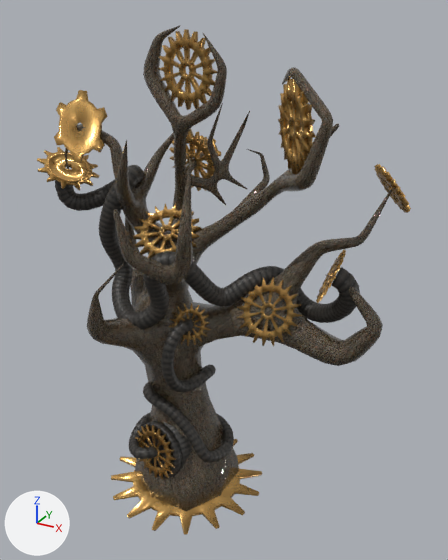
Two versions of the glTF model examples/fps_game/data/level/Tree.gltf, one commit apart.
Before and after are seen from a camera (50 mm lens) standing at (6.71, -10.28, 10.67) and looking at (0.8, 0.46, 5.3). Lighting does not change. The marker at lower left points along +X, +Y and +Z. Where no turn or scale is listed for an object, it has been applied to the vertices.

Objects in the first picture: 'SteamTree', 'SteamTree.001', 'SteamTree.002', 'SteamTree.003', 'SteamTree.004', 'SteamTree.005'.
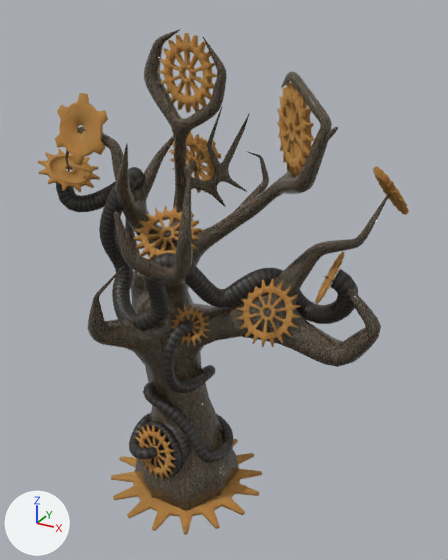
Patch to the scene script:
```diff
--- a/examples/fps_game/data/level/Tree.gltf.py
+++ b/examples/fps_game/data/level/Tree.gltf.py
@@ img_gold_r @@
+img_gold_r = load_image('gold_R', 'gold_R.png', 512, 512, 'Non-Color')
@@ img_gold_n @@
+img_gold_n = load_image('gold_N', 'gold_N.png', 512, 512, 'Non-Color')
@@ img_gold_d @@
+img_gold_d = load_image('gold_D', 'gold_D.png', 512, 512, 'sRGB')
@@ mat_tree_metal @@
 n2 = _N.new('ShaderNodeTexImage'); n2.name = 'Image Texture'
-n2.image = img_gold_d_tif
+n2.image = img_gold_d
 n3 = _N.new('ShaderNodeMath'); n3.name = 'Math'
@@ mat_tree_metal @@
 n5 = _N.new('ShaderNodeTexImage'); n5.name = 'Image Texture.001'
-n5.image = img_gold_r_tif
+n5.image = img_gold_r
 n6 = _N.new('ShaderNodeNormalMap'); n6.name = 'Normal Map'
@@ mat_tree_metal @@
 n7 = _N.new('ShaderNodeTexImage'); n7.name = 'Image Texture.002'
-n7.image = img_gold_n_tif
+n7.image = img_gold_n
 _L.new(n0.outputs[0], n1.inputs[0])  # 'BSDF' to 'Surface'
@@ ob_steamtree_003 @@
 ob_steamtree_003 = bpy.data.objects.new('SteamTree.003', me_gear_16_003)
-ob_steamtree_003.parent = ob_bone_005
-ob_steamtree_003.location = (2.597, -9.194, -0.169)
-ob_steamtree_003.rotation_euler = (1.603, -0.179, 0.297)  # degrees (92, -10, 17)
+ob_steamtree_003.location = (0.0000143, 0.0, 0.0)
+ob_steamtree_003.rotation_euler = (-3.142, 0.0, -0.237)  # degrees (-180, 0, -14)
 ob_steamtree_003.scale = (0.994, 0.994, 0.994)
@@ ob_steamtree_001 @@
 ob_steamtree_001 = bpy.data.objects.new('SteamTree.001', me_gear_16_001)
-ob_steamtree_001.parent = ob_bone_006
-ob_steamtree_001.location = (-3.046, -5.884, 1.899)
-ob_steamtree_001.rotation_euler = (2.022, 1.06, 0.0289)  # degrees (116, 61, 1.7)
+ob_steamtree_001.location = (0.0, 0.0, 0.0)
+ob_steamtree_001.rotation_euler = (-3.142, 0.0, -0.237)  # degrees (-180, 0, -14)
 ob_steamtree_001.scale = (0.994, 0.994, 0.994)
@@ ob_steamtree_002 @@
 ob_steamtree_002 = bpy.data.objects.new('SteamTree.002', me_gear_16_002)
-ob_steamtree_002.parent = ob_bone_007
-ob_steamtree_002.location = (1.961, 1.715, -8.029)
-ob_steamtree_002.rotation_euler = (-2.715, -0.698, 0.54)  # degrees (-156, -40, 31)
+ob_steamtree_002.location = (0.0, 0.0, 0.0)
+ob_steamtree_002.rotation_euler = (-3.142, 0.0, -0.237)  # degrees (-180, 0, -14)
 ob_steamtree_002.scale = (0.994, 0.994, 0.994)
@@ ob_steamtree_004 @@
 ob_steamtree_004 = bpy.data.objects.new('SteamTree.004', me_gear_16_004)
-ob_steamtree_004.parent = ob_bone_008
-ob_steamtree_004.location = (4.779, -7.247, -0.661)
-ob_steamtree_004.rotation_euler = (1.654, -0.241, 0.286)  # degrees (95, -14, 16)
+ob_steamtree_004.location = (-0.000127, 0.0, 0.000801)
+ob_steamtree_004.rotation_euler = (-3.142, 0.0, -0.237)  # degrees (-180, 0, -14)
 ob_steamtree_004.scale = (0.994, 0.994, 0.994)
@@ ob_steamtree @@
 ob_steamtree = bpy.data.objects.new('SteamTree', me_gear_16_012)
-ob_steamtree.parent = ob_bone_001
-ob_steamtree.location = (0.0227, 0.0, -0.178)
+ob_steamtree.location = (0.0, 0.0, 0.0)
 ob_steamtree.rotation_euler = (-3.142, 0.0, -0.237)  # degrees (-180, 0, -14)
```

Changed parts and their boxes (x1, y1, x2, y2) in the pictures (448 x 560 px):
'SteamTree', surface changed, moved: before (37, 26, 392, 511); after (38, 29, 390, 511)
'SteamTree.003', surface changed, moved, turned: before (158, 29, 217, 110); after (158, 33, 217, 113)
'SteamTree.005', surface changed: (111, 439, 262, 535) in both
'SteamTree.004', surface changed, moved, turned (orange to brown): before (54, 90, 108, 163); after (55, 93, 108, 165)
'SteamTree.002', surface changed, moved, turned: before (374, 164, 411, 213); after (373, 166, 409, 215)
'SteamTree.001', surface changed, moved, turned: before (316, 250, 346, 303); after (315, 252, 345, 304)
